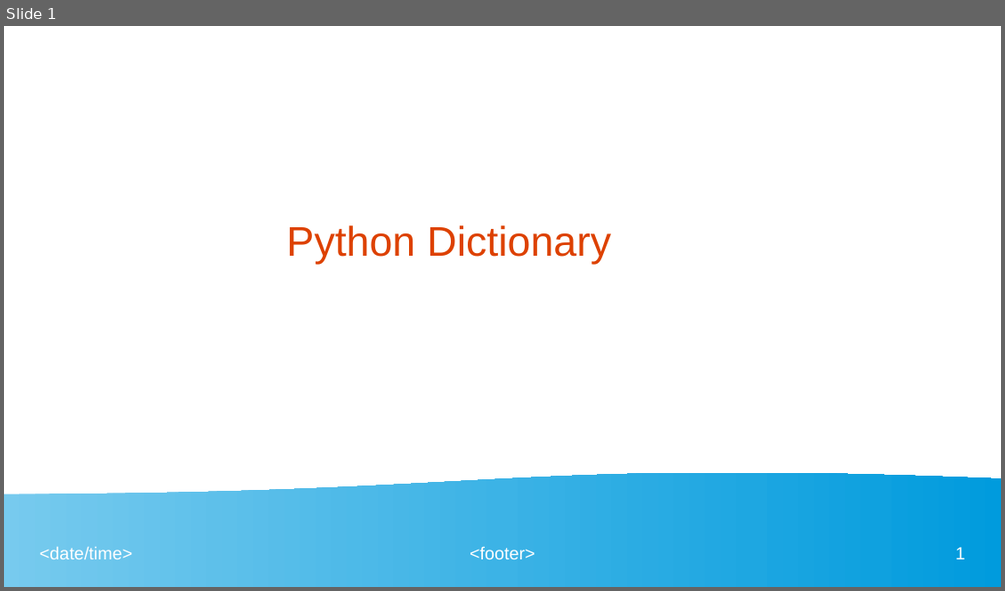
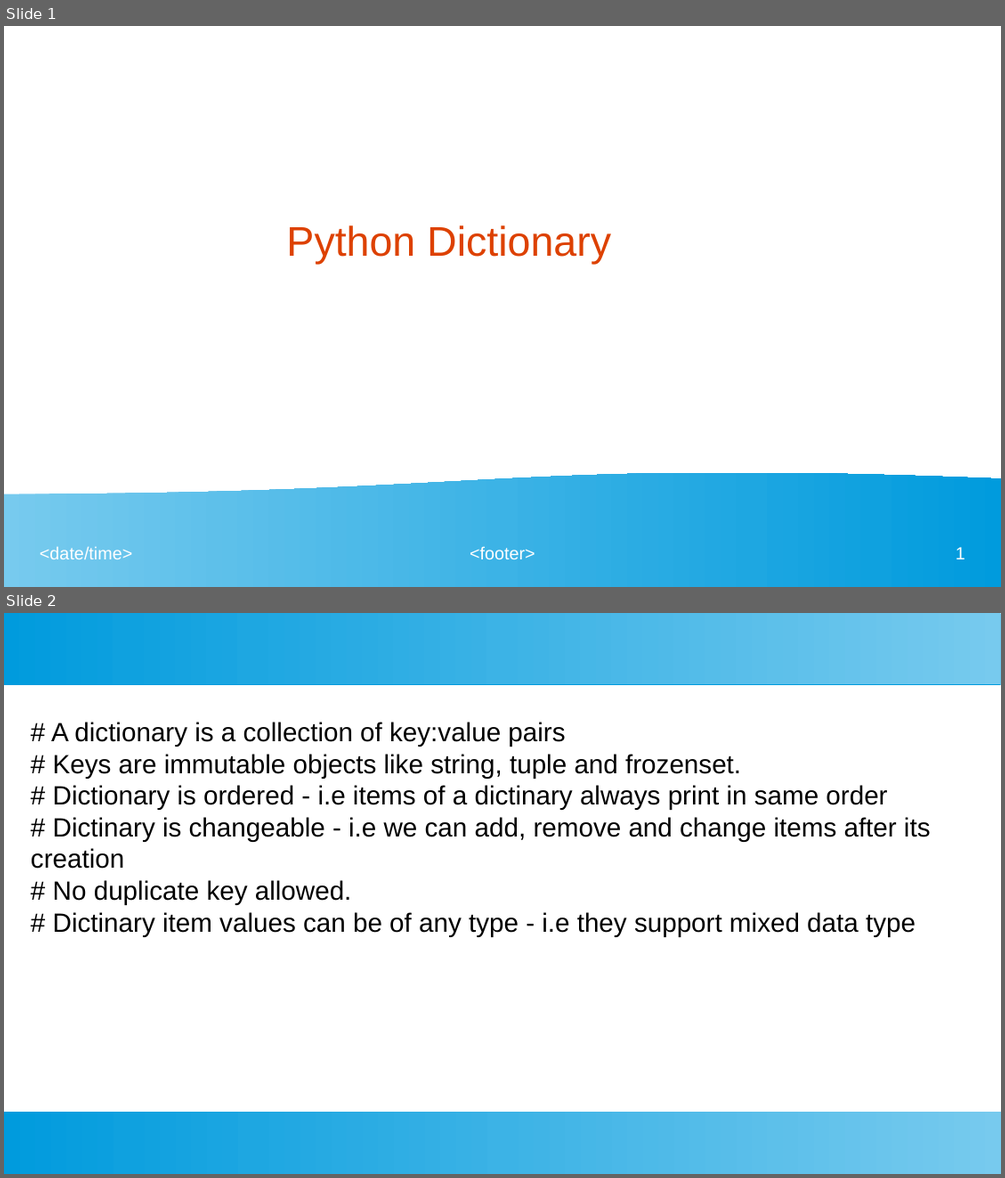
Before and after one commit to ashishjain1547/public_lessons_in_python, a slide deck: Ch 13 - Dicts/slides.odp. Shown one above the other, each under a label of ours: slide 1 before the commit, slides 1 and 2 after it. The pictures are 1005x591 and 1005x1178 pixels, drawn with LibreOffice and Linux fonts; fonts in the diff are those of the drawing. Boxes give left, top, right and bottom in pixels: in the first picture for what was removed or moved away, otherwise in the second. Text is boxed around its words. In the diff, an @@ line names an element or a change of style, - is before the commit and + after.

```diff
--- a/Ch 13 - Dicts/slides.odp
+++ b/Ch 13 - Dicts/slides.odp
@@ slide 2 added at (4,613,1001,1174), background #FFFFFF @@
@@ rectangle added at (4,613,1001,684), fill gradient #77CAEE to #75C9EE to #73C9ED to #71C8ED to #6FC7ED to #6EC6ED @@
@@ text added at (31,722,930,936), 21 pt, text #000000 @@
+# A dictionary is a collection of key:value pairs
+# Keys are immutable objects like string, tuple and frozenset.
+# Dictionary is ordered - i.e items of a dictinary always print in same order
+# Dictinary is changeable - i.e we can add, remove and change items after its creation
+# No duplicate key allowed.
+# Dictinary item values can be of any type - i.e they support mixed data type
@@ rectangle added at (4,1111,1001,1174), fill gradient #77CAEE to #75C9EE to #73C9ED to #71C8ED to #6FC7ED to #6EC6ED @@
```
Also in this commit, not shown: 25 other files.
